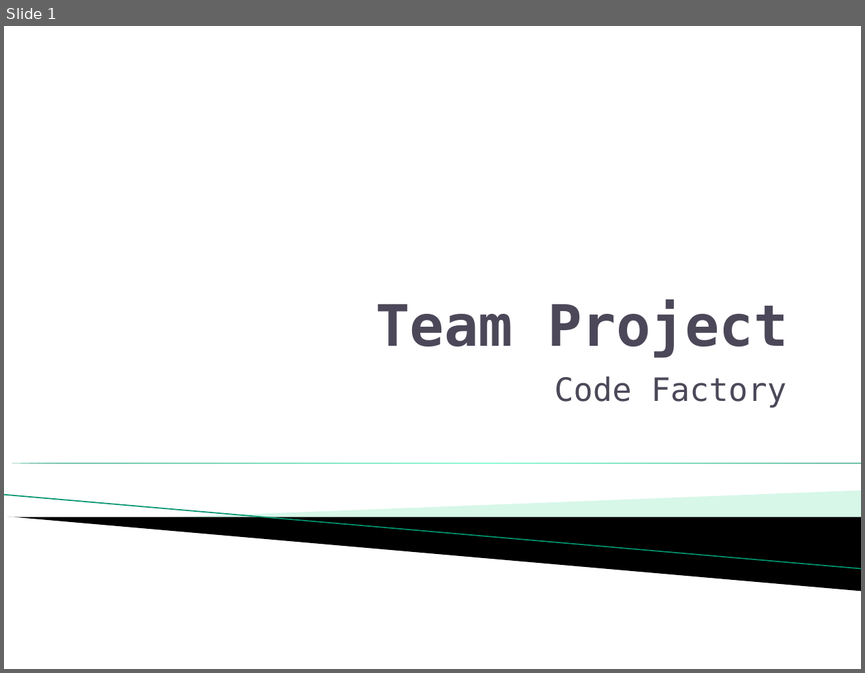
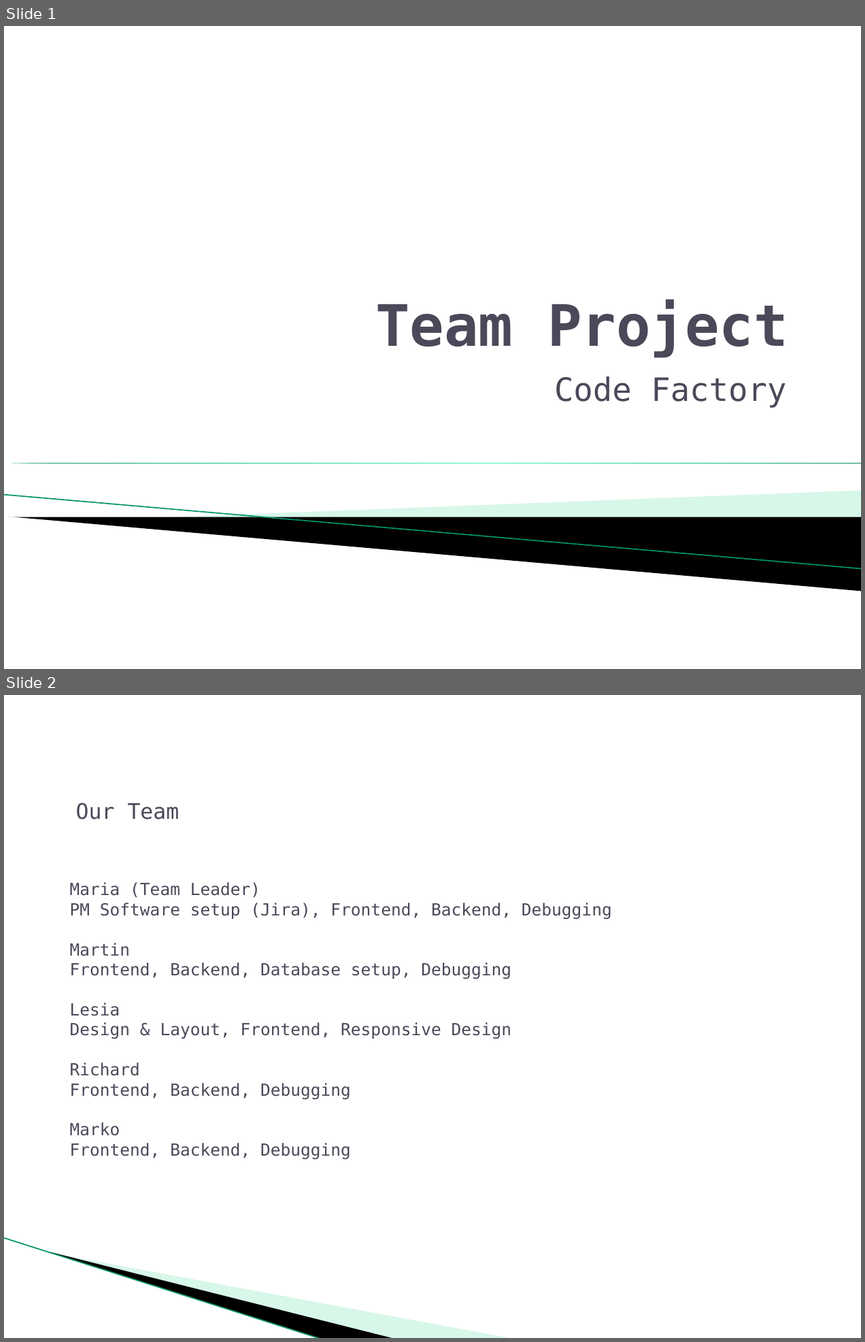
Before and after one commit to RichardAlmer/FullStack-Project, a slide deck: Presentation/Team Project.pptx. Shown one above the other, each under a label of ours: slide 1 before the commit, slides 1 and 2 after it. The pictures are 865x673 and 865x1342 pixels, drawn with LibreOffice and Linux fonts; fonts in the diff are those of the drawing; background and template pictures are left out. Boxes give left, top, right and bottom in pixels: in the first picture for what was removed or moved away, otherwise in the second. Text is boxed around its words. In the diff, an @@ line names an element or a change of style, - is before the commit and + after.

Commit message:
added text

```diff
--- a/Presentation/Team Project.pptx
+++ b/Presentation/Team Project.pptx
@@ slide 2 added at (x1=4, y1=695, x2=861, y2=1338), background #FFFFFF @@
@@ text added at (x1=76, y1=802, x2=179, y2=819), 18 pt, text #4C4859 @@
+Our Team
@@ text added at (x1=70, y1=882, x2=612, y2=1159), 14 pt, text #4C4859 @@
+Maria (Team Leader)
+PM Software setup (Jira), Frontend, Backend, Debugging
+Martin
+Frontend, Backend, Database setup, Debugging
+Lesia
+Design & Layout, Frontend, Responsive Design
+Richard
+Frontend, Backend, Debugging
+Marko
+Frontend, Backend, Debugging
@@ line added from (4, 1238) to (322, 1338), #93E8C4 0.95 pt @@
@@ freeform shape added at (x1=50, y1=1251, x2=396, y2=1338), fill #000000 @@
@@ freeform shape added at (x1=51, y1=1252, x2=514, y2=1338), fill #9CEBC9 at 40% opacity @@
```
Also in this commit, not shown: 2 slides changed, 9 other slides added, 7 slides removed.
